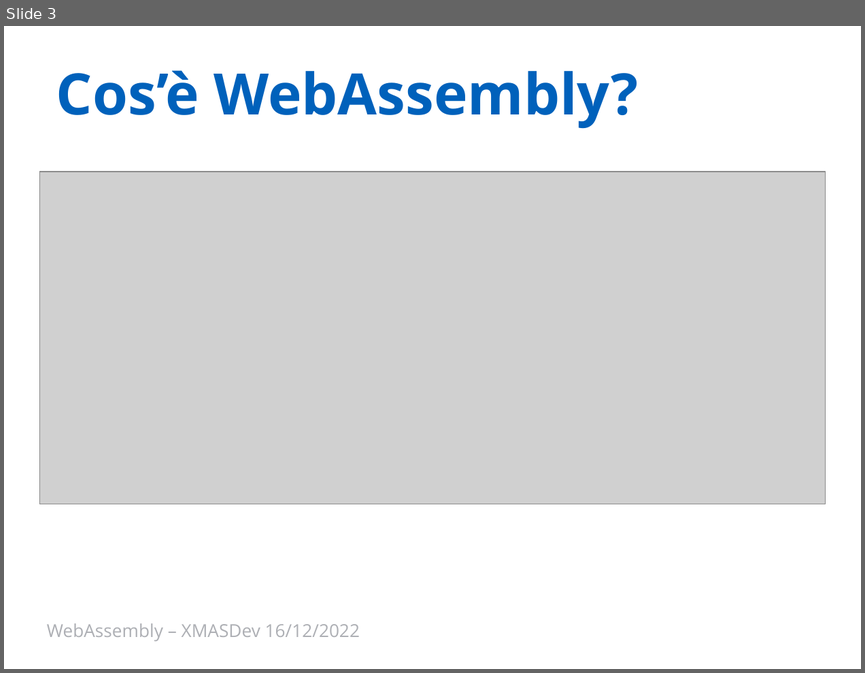
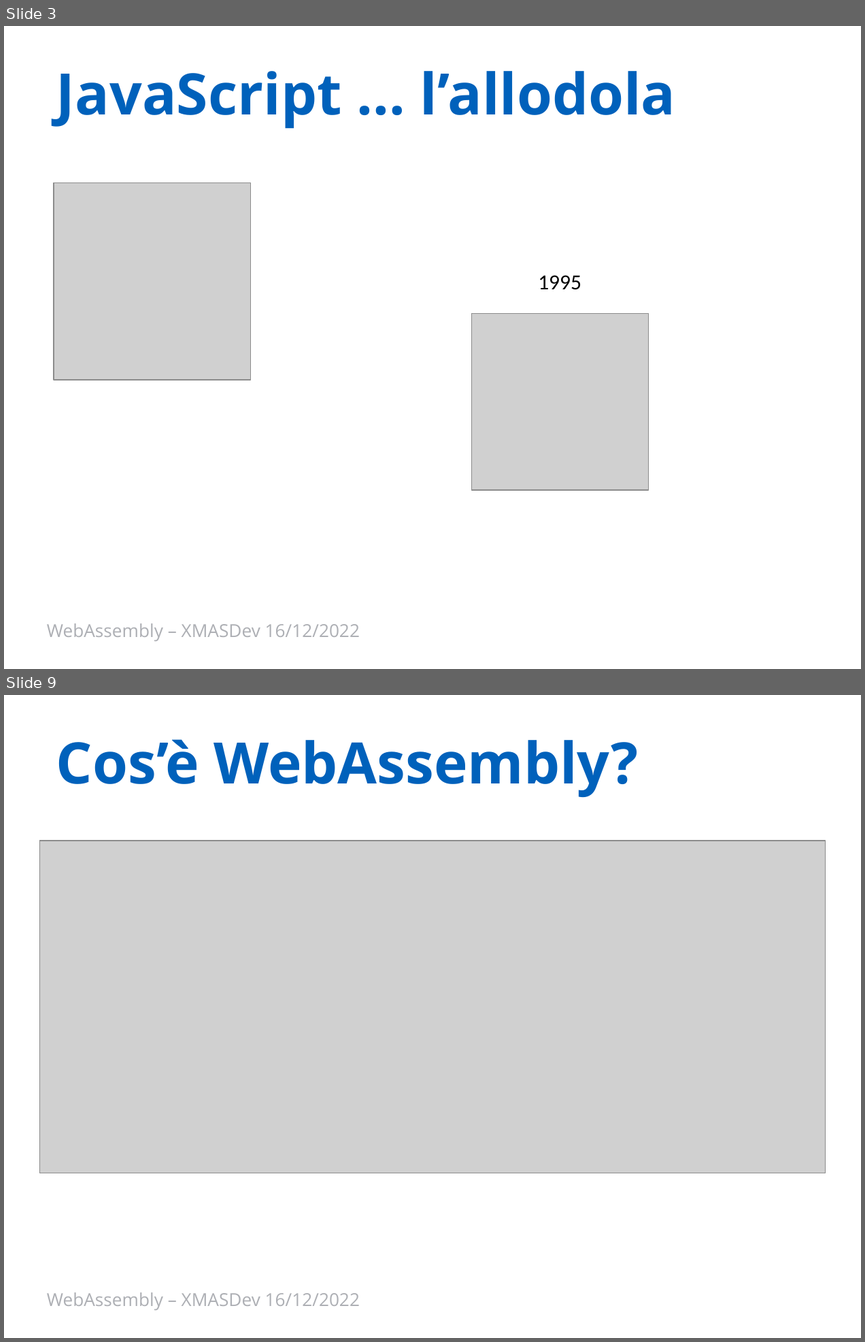
Before and after one commit to Ace68/slide, a slide deck: 2022/XMasDev/WebAssembly.pptx. Shown one above the other, each under a label of ours: slide 3 before the commit, slides 3 and 9 after it; the slides between them are not shown. The pictures are 865x673 and 865x1342 pixels, drawn with LibreOffice and Linux fonts; fonts in the diff are those of the drawing; grey boxes stand for pictures; background and template pictures are left out. Boxes give left, top, right and bottom in pixels: in the first picture for what was removed or moved away, otherwise in the second. Text is boxed around its words. In the diff, an @@ line names an element or a change of style, - is before the commit and + after.

```diff
--- a/2022/XMasDev/WebAssembly.pptx
+++ b/2022/XMasDev/WebAssembly.pptx
@@ slide 3 added at <box>4,26,861,669</box>, background #FFFFFF @@
@@ title added at <box>56,71,676,129</box>, 48 pt, text #0061BB, bold @@
+JavaScript … l’allodola
@@ picture added at <box>54,183,251,380</box> @@
@@ text added at <box>538,275,581,290</box>, 18 pt, text #000000 @@
+1995
@@ picture added at <box>472,313,649,490</box> @@
@@ text added at <box>47,623,360,641</box>, 15 pt, text #ADAFB4 @@
+WebAssembly – XMASDev 16/12/2022
@@ what was slide 3 is now slide 9 @@
```
Also in this commit, not shown: 6 slides changed, 8 other slides added, 3 slides removed, 1 other file.
